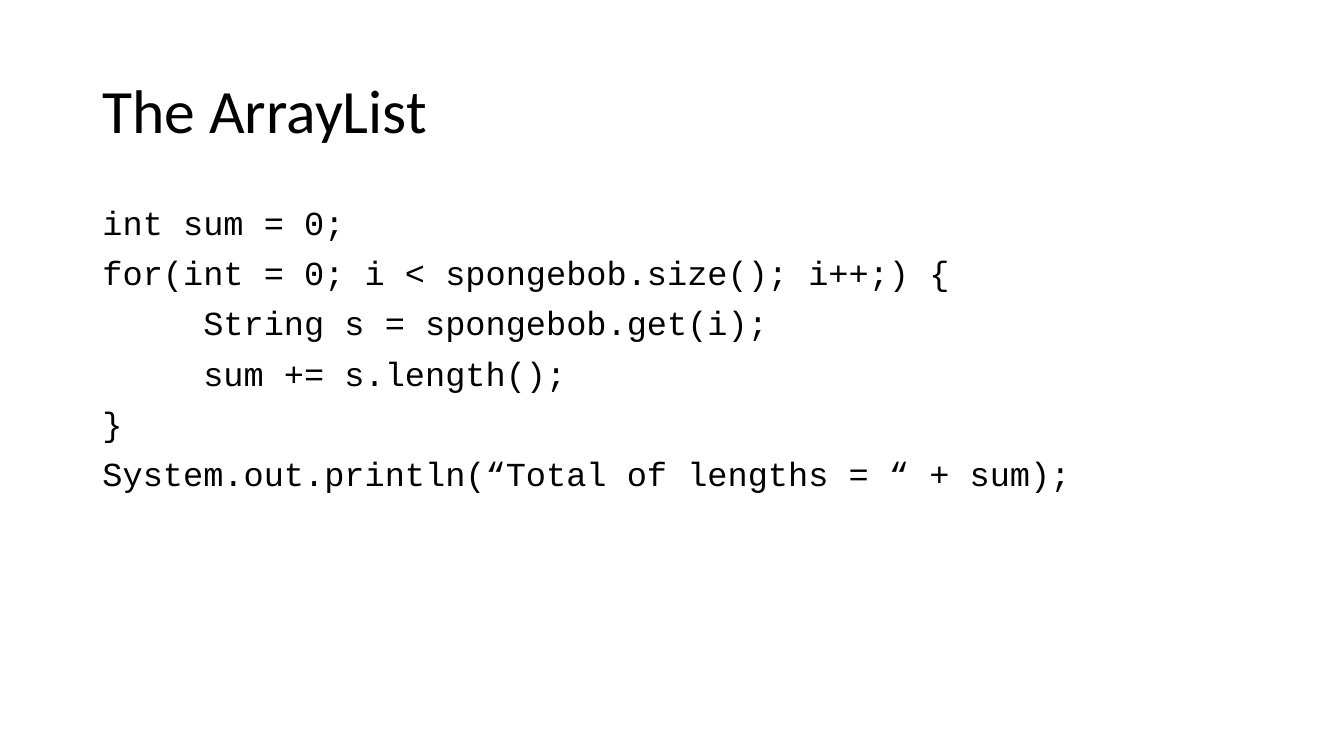
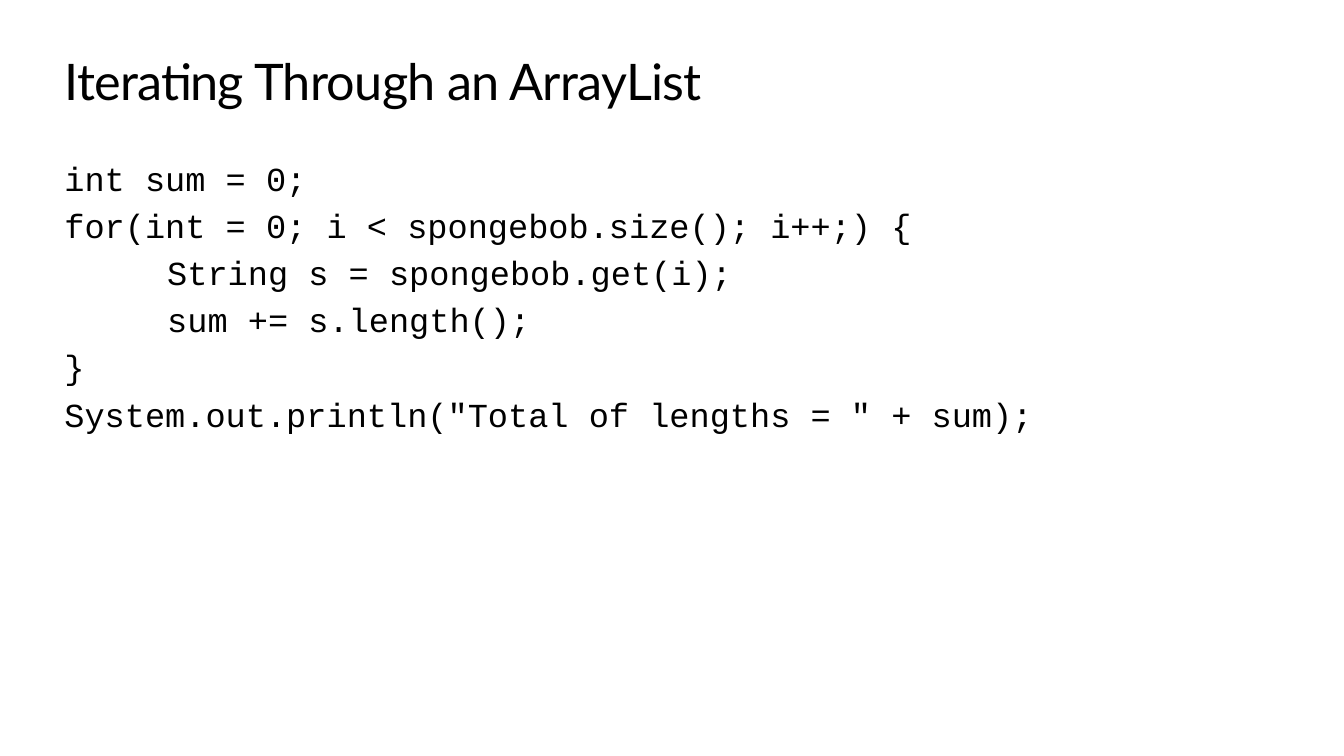
Before and after one commit to TEALSK12/apcsa-public, a slide deck: slide 70 of docs/Unit4/Unit4.pptx (slide 66 before the commit). Drawn at 1344x756 pixels with LibreOffice and Linux fonts; fonts in the diff are those of the drawing; background and template pictures are left out. Boxes give left, top, right and bottom in pixels: in the first picture for what was removed or moved away, otherwise in the second. Text is boxed around its words. In the diff, an @@ line names an element or a change of style, - is before the commit and + after.

```diff
--- a/docs/Unit4/Unit4.pptx
+++ b/docs/Unit4/Unit4.pptx
@@ title "Iterating Through an ArrayList" at <box>65,63,701,109</box>: vertical alignment middle to top @@
@@ title at <box>65,63,701,109</box>: text changed; size 44 to 36 pt; font Calibri to Lato @@
-The ArrayList
+Iterating Through an ArrayList
@@ text at <box>64,167,871,339</box>: line spacing 0.9 to 1; less space between paragraphs @@
@@ text "int sum = 0;": place and size @@
-text "int sum = 0;" at <box>102,210,1071,493</box>
+text "int sum = 0;" at <box>64,167,1033,434</box>
@@ text at <box>64,402,1033,434</box>: text changed @@
-System.out.println(“Total of lengths = “ + sum);
+System.out.println("Total of lengths = " + sum);
```
Also in this commit, not shown: 63 other slides changed, 19 slides added, 15 slides removed, 48 other files.
